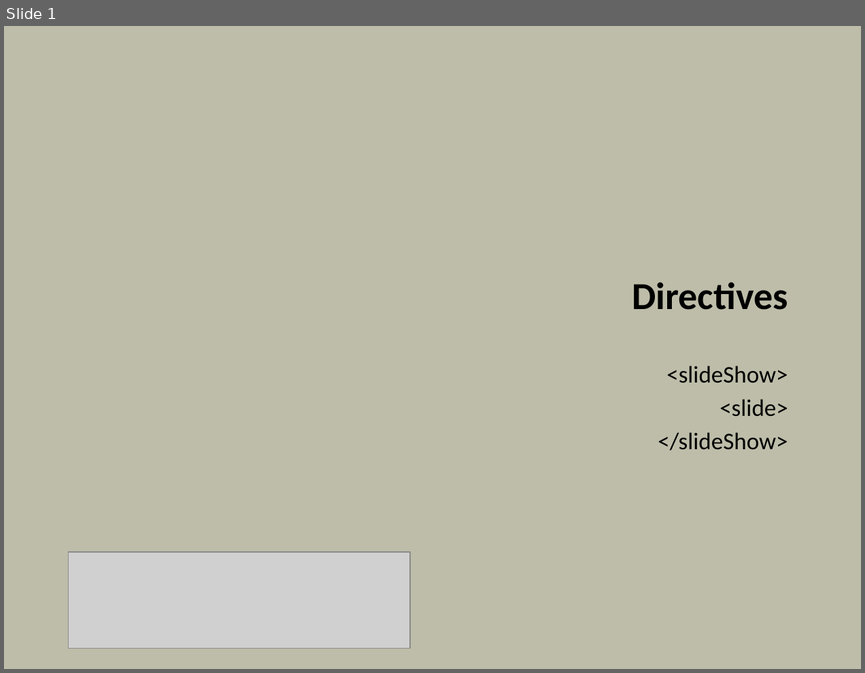
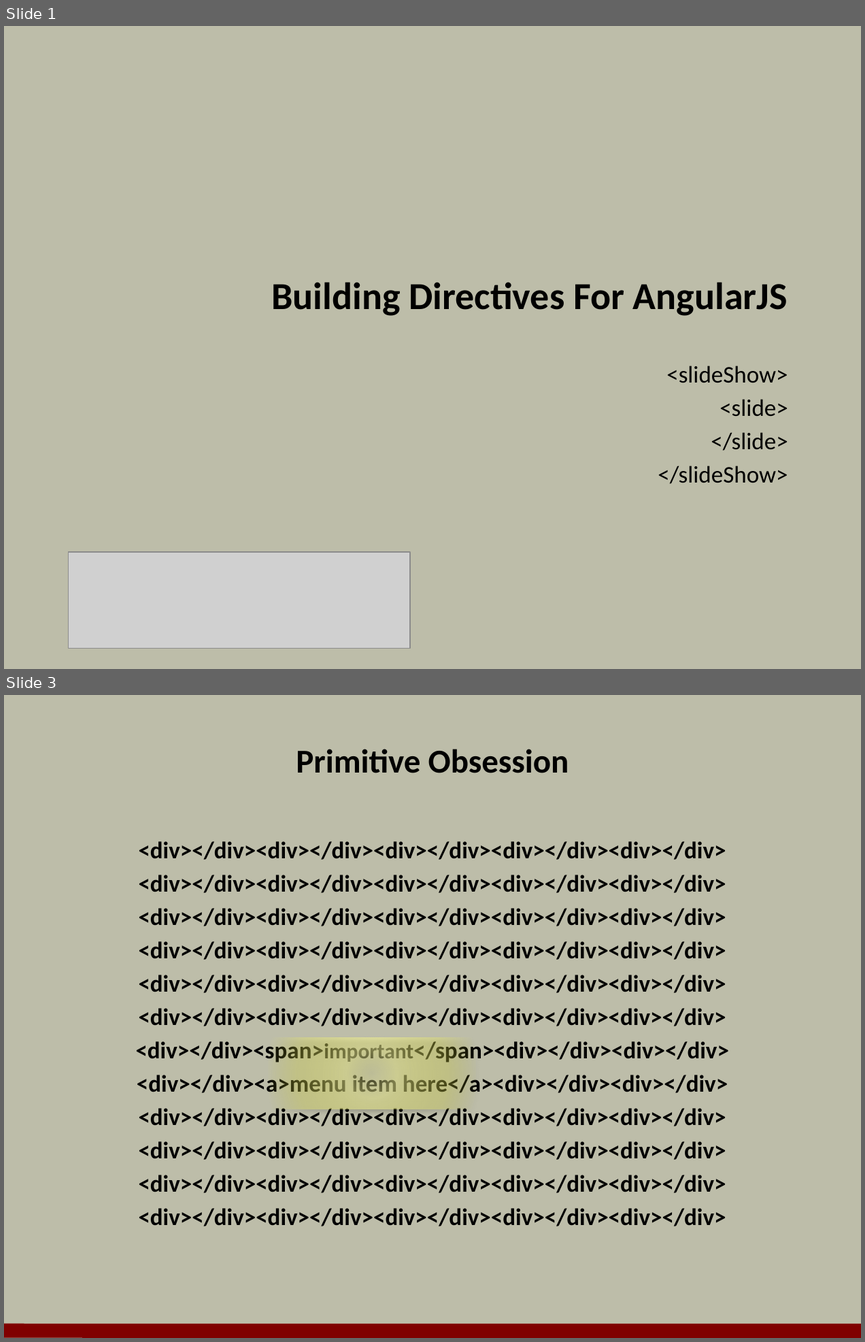
Before and after one commit to OdeToCode/classes, a slide deck: angularjs/slides/05_Directives.pptx. Shown one above the other, each under a label of ours: slide 1 before the commit, slides 1 and 3 after it; the slides between them are not shown. The pictures are 865x673 and 865x1342 pixels, drawn with LibreOffice and Linux fonts; fonts in the diff are those of the drawing; grey boxes stand for pictures; background and template pictures are left out. Boxes give left, top, right and bottom in pixels: in the first picture for what was removed or moved away, otherwise in the second. Text is boxed around its words. In the diff, an @@ line names an element or a change of style, - is before the commit and + after.

```diff
--- a/angularjs/slides/05_Directives.pptx
+++ b/angularjs/slides/05_Directives.pptx
@@ slide 3 added at (4,695,861,1338), background #BDBDA9 @@
@@ title added at (296,749,569,773), 28 pt, text #000000, bold @@
+Primitive Obsession
@@ text added at (136,841,728,1226), 20 pt, text #000000, bold @@
+<div></div><div></div><div></div><div></div><div></div>
+<div></div><div></div><div></div><div></div><div></div>
+<div></div><div></div><div></div><div></div><div></div>
+<div></div><div></div><div></div><div></div><div></div>
+<div></div><div></div><div></div><div></div><div></div>
+<div></div><div></div><div></div><div></div><div></div>
+<div></div><span>important</span><div></div><div></div>
+<div></div><a>menu item here</a><div></div><div></div>
+<div></div><div></div><div></div><div></div><div></div>
+<div></div><div></div><div></div><div></div><div></div>
+<div></div><div></div><div></div><div></div><div></div>
+<div></div><div></div><div></div><div></div><div></div>
@@ rectangle added at (268,1038,475,1109), fill gradient #FFFF9A to #FFFF59 to #FFFF42 @@
@@ line added from (4, 1330) to (861, 1331), #800000 12 pt @@
@@ slide 1 changed as well @@
@@ title at (271,282,787,316): text changed @@
-Directives
+Building Directives For AngularJS
@@ subtitle at (711,432,787,450): paragraph added @@
+</slide>
```
Also in this commit, not shown: 1 other slide changed, 20 other slides added, 12 slides removed, 9 other files.
